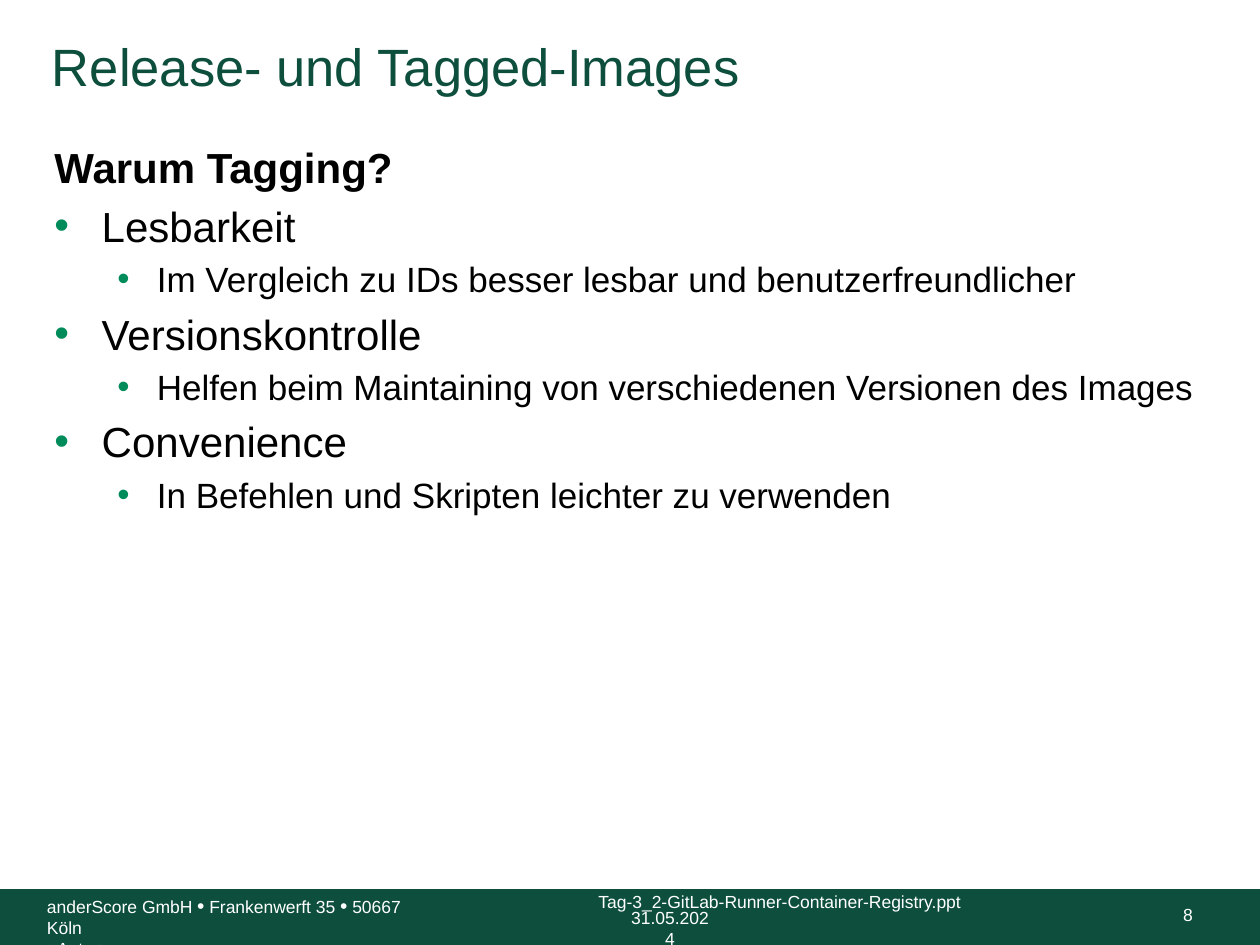
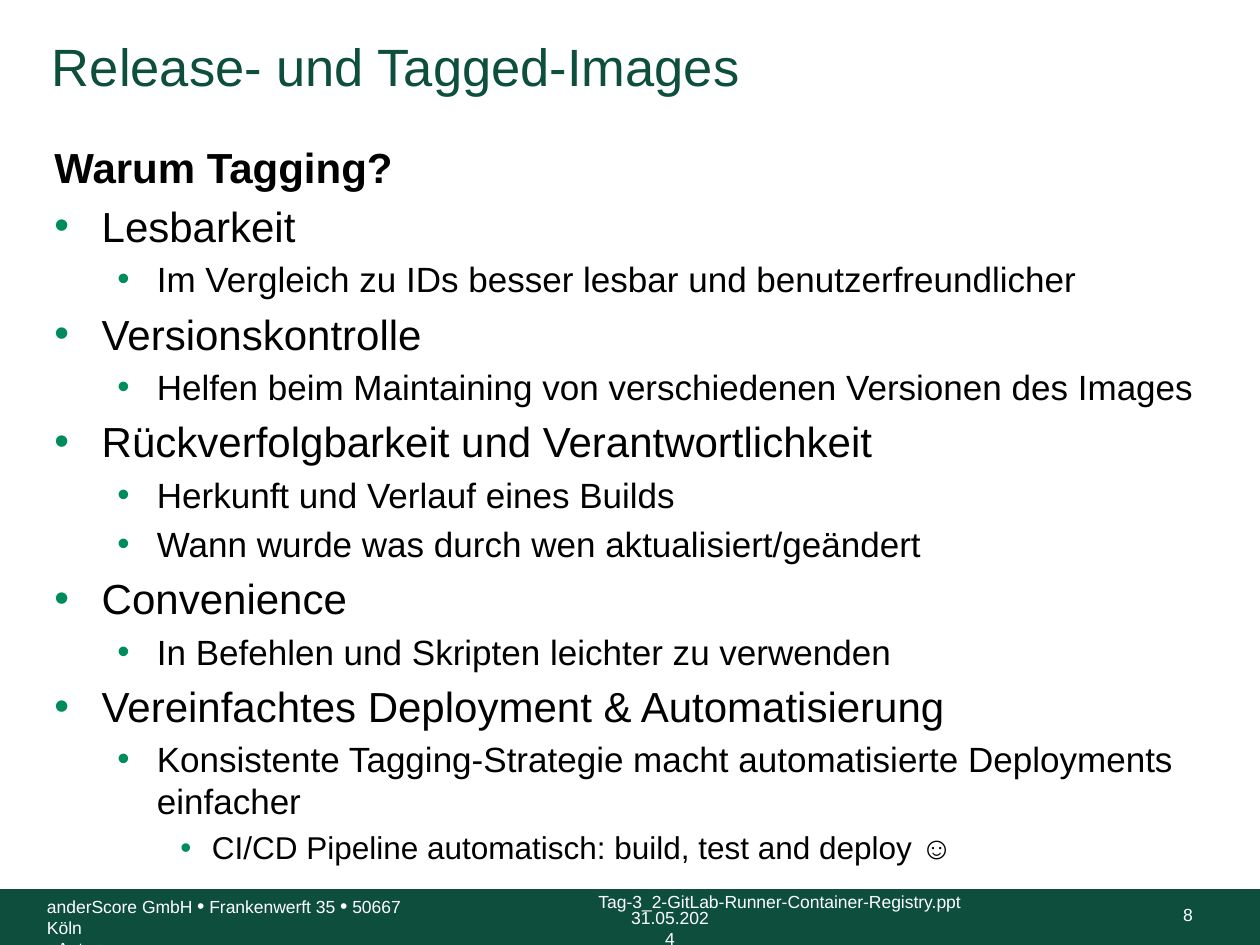
Before and after one commit to anderscore-gmbh/gitlab, a slide deck: slide 8 of slides/Tag-3_3-Release-und-Tagged-Images.pptx. Drawn at 1260x945 pixels with LibreOffice and Linux fonts; fonts in the diff are those of the drawing; background and template pictures are left out. Boxes give left, top, right and bottom in pixels: in the first picture for what was removed or moved away, otherwise in the second. Text is boxed around its words. In the diff, an @@ line names an element or a change of style, - is before the commit and + after.

```diff
--- a/slides/Tag-3_3-Release-und-Tagged-Images.pptx
+++ b/slides/Tag-3_3-Release-und-Tagged-Images.pptx
@@ text at [102,426,920,564]: paragraphs added @@
+• Rückverfolgbarkeit und Verantwortlichkeit
+  • Herkunft und Verlauf eines Builds
+  • Wann wurde was durch wen aktualisiert/geändert
@@ text at [102,691,1172,865]: paragraphs added @@
+• Vereinfachtes Deployment & Automatisierung
+  • Konsistente Tagging-Strategie macht automatisierte Deployments einfacher
+    • CI/CD Pipeline automatisch: build, test and deploy ☺
```
Also in this commit, not shown: 1 other slide changed, 4 slides added.
